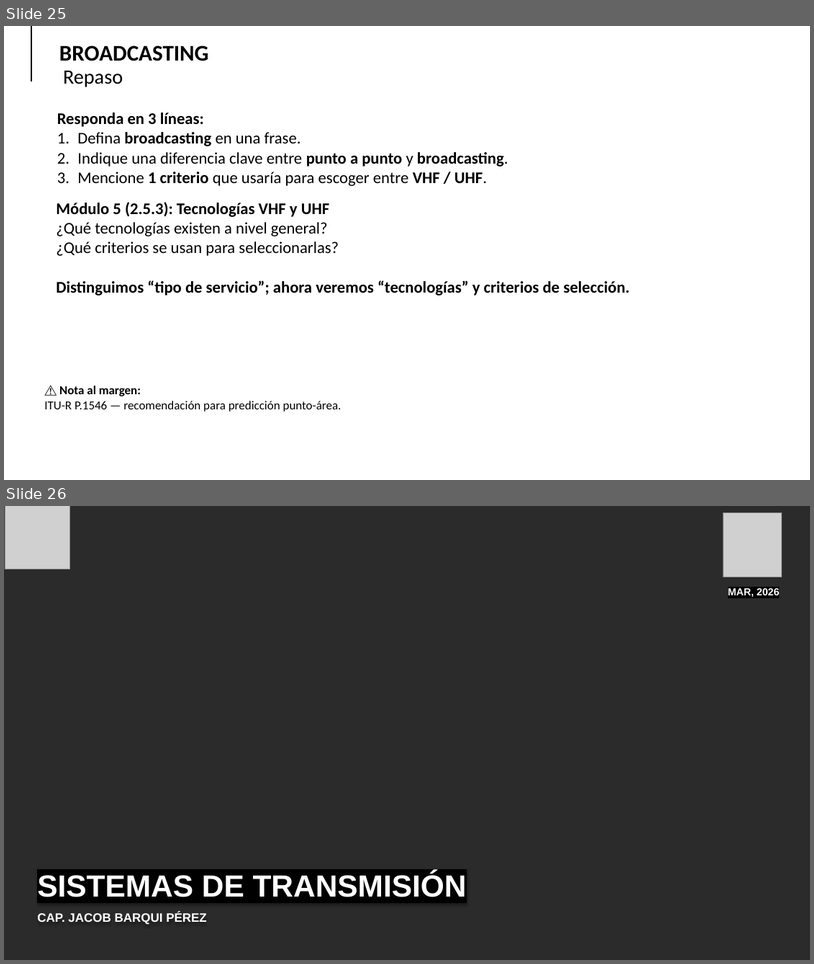
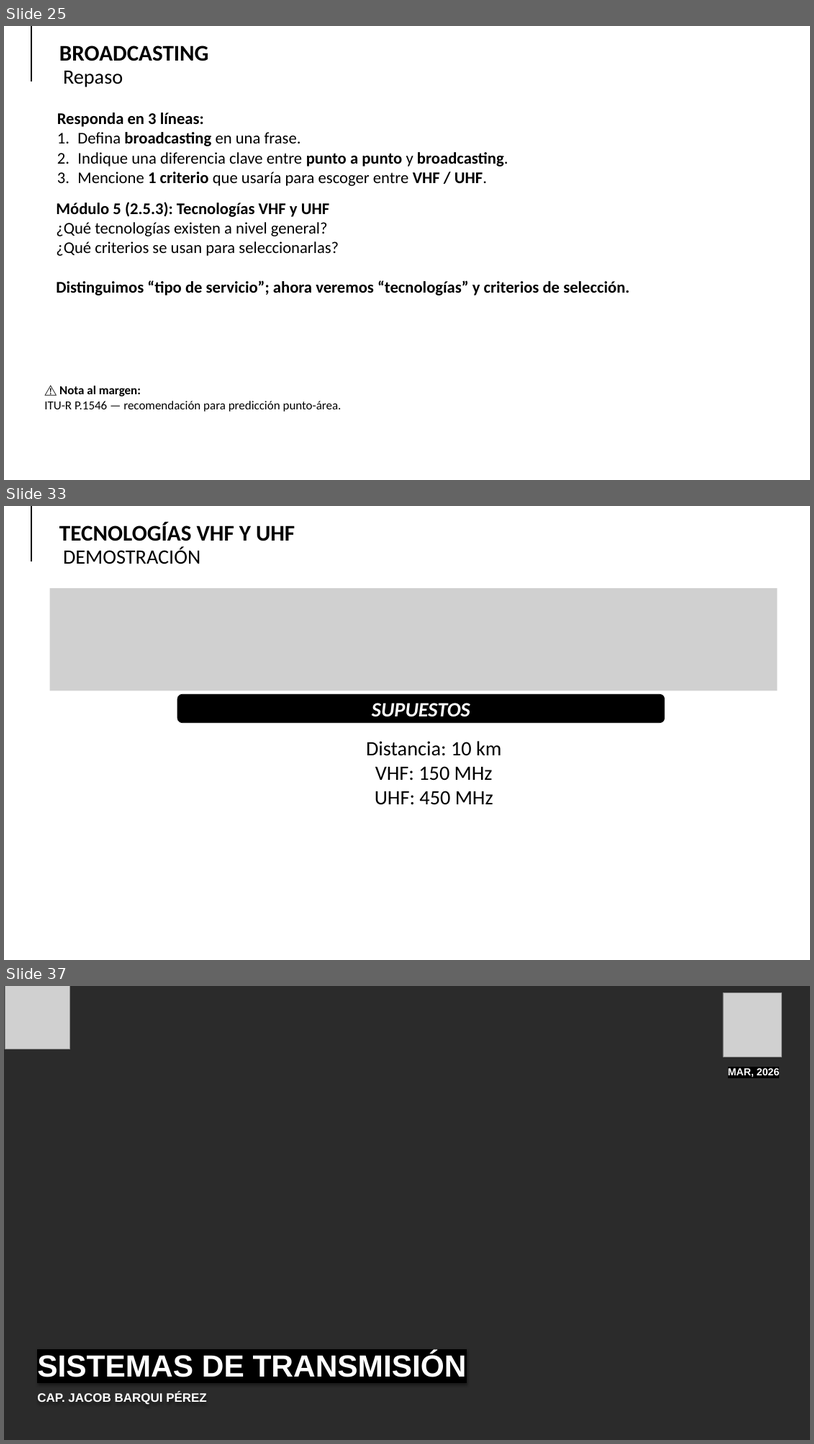
Before and after one commit to Milesfox04/Sistemas-de-transmision, a slide deck: clases/24-03-26/sesion 15-16-17-18-19-20 2026.pptx. Shown one above the other, each under a label of ours: slides 25 and 26 before the commit, slides 25, 33 and 37 after it; the slides between them are not shown. The pictures are 814x964 and 814x1444 pixels, drawn with LibreOffice and Linux fonts; fonts in the diff are those of the drawing; grey boxes stand for pictures; background and template pictures are left out; a plain dark background stands for a picture behind light text. Boxes give left, top, right and bottom in pixels: in the first picture for what was removed or moved away, otherwise in the second. Text is boxed around its words. In the diff, an @@ line names an element or a change of style, - is before the commit and + after.

```diff
--- a/clases/24-03-26/sesion 15-16-17-18-19-20 2026.pptx
+++ b/clases/24-03-26/sesion 15-16-17-18-19-20 2026.pptx
@@ slide 33 added at [4, 506, 810, 960], background picture (left out) @@
@@ line added from (31, 506) to (31, 561), #000000 2.5 pt @@
@@ text added at [59, 522, 295, 541], 44 pt, text #000000, bold @@
+TECNOLOGÍAS VHF Y UHF
@@ text added at [63, 547, 201, 564], 40 pt, text #000000 @@
+DEMOSTRACIÓN
@@ picture added at [50, 588, 777, 690] @@
@@ rounded rectangle added at [178, 694, 664, 723], fill #000000, outline #000000 1 pt, 40 pt, text #FFFFFF, bold, italic @@
+SUPUESTOS
@@ text added at [366, 741, 502, 805], 40 pt, text #000000 @@
+Distancia: 10 km
+VHF: 150 MHz
+UHF: 450 MHz
@@ what was slide 26 is now slide 37 @@
```
Also in this commit, not shown: 10 other slides added, 3 other files.
